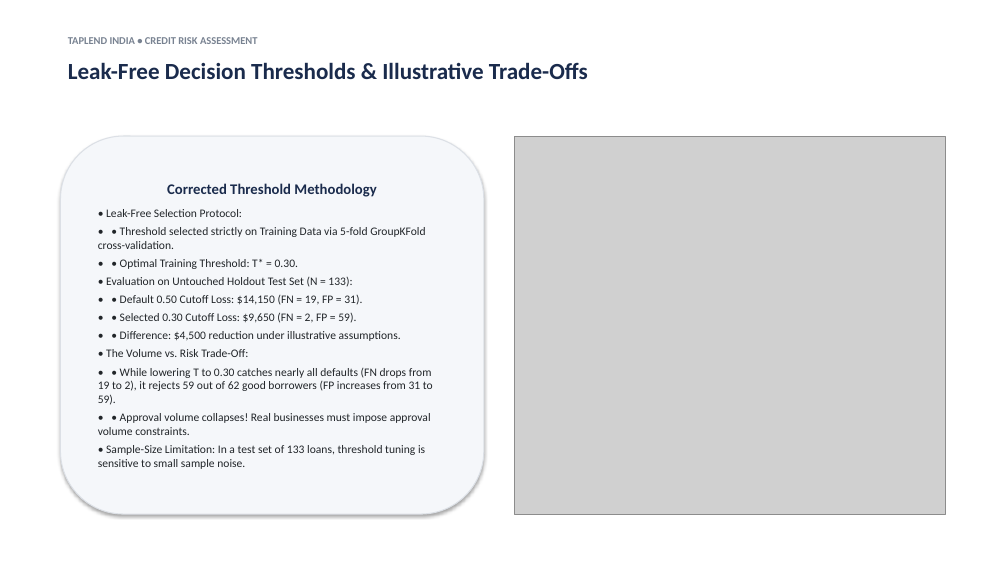
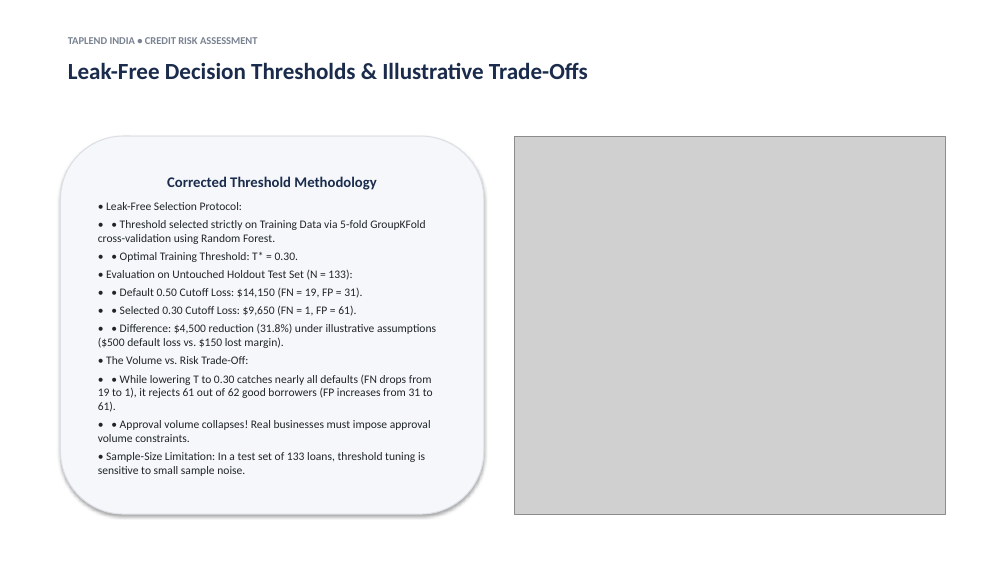
Before and after one commit to adityakumarsingh01/Loan-Default-Risk-Analysis, a slide deck: slide 10 of presentation/TapLend_Credit_Risk_Analysis.pptx. Drawn at 1008x567 pixels with LibreOffice and Linux fonts; fonts in the diff are those of the drawing; grey boxes stand for pictures. Boxes give left, top, right and bottom in pixels: in the first picture for what was removed or moved away, otherwise in the second. Text is boxed around its words. In the diff, an @@ line names an element or a change of style, - is before the commit and + after.

```diff
--- a/presentation/TapLend_Credit_Risk_Analysis.pptx
+++ b/presentation/TapLend_Credit_Risk_Analysis.pptx
@@ text in rounded rectangle at (98, 220, 425, 244): text changed @@
-• • Threshold selected strictly on Training Data via 5-fold GroupKFold cross-validation.
+• • Threshold selected strictly on Training Data via 5-fold GroupKFold cross-validation using Random Forest.
@@ text in rounded rectangle at (98, 306, 436, 348): text changed @@
-• • Selected 0.30 Cutoff Loss: $9,650 (FN = 2, FP = 59).
-• • Difference: $4,500 reduction under illustrative assumptions.
+• • Selected 0.30 Cutoff Loss: $9,650 (FN = 1, FP = 61).
+• • Difference: $4,500 reduction (31.8%) under illustrative assumptions ($500 default loss vs. $150 lost margin).
@@ text in rounded rectangle at (98, 375, 433, 412): text changed @@
-• • While lowering T to 0.30 catches nearly all defaults (FN drops from 19 to 2), it rejects 59 out of 62 good borrowers (FP increases from 31 to 59).
+• • While lowering T to 0.30 catches nearly all defaults (FN drops from 19 to 1), it rejects 61 out of 62 good borrowers (FP increases from 31 to 61).
```
Also in this commit, not shown: 4 other files.
